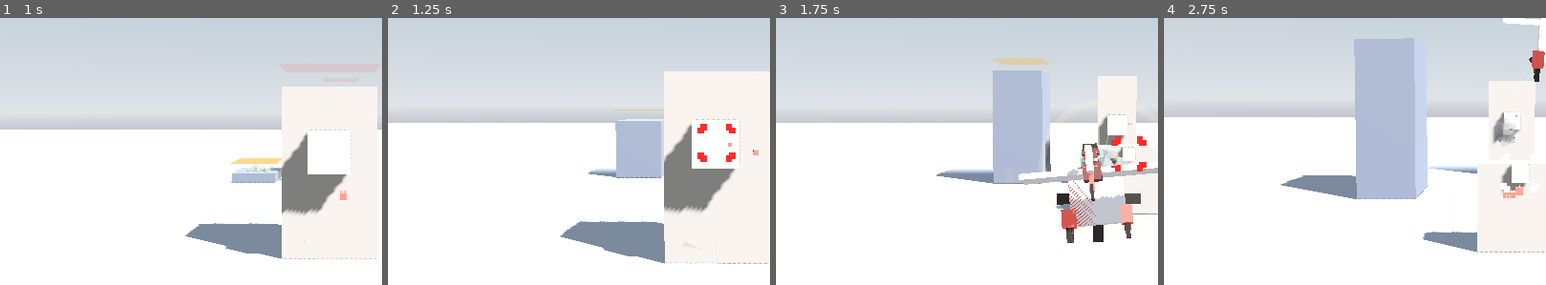
Above: before the commit, frames 1-4 (left to right).
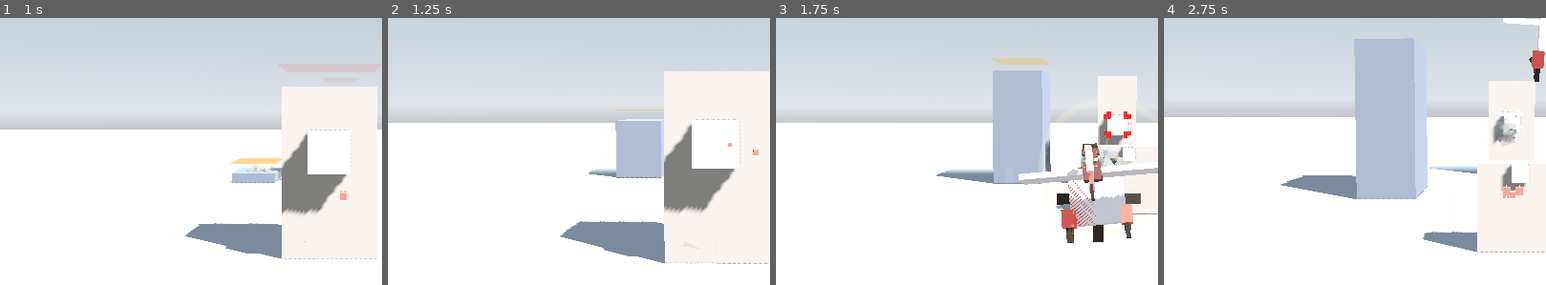
Above: after the commit, the same moments.

Repository: weathermanho/supercent
Game: Godot game, scene res://scenes/Main.tscn
Same seed, same stepped clock (60 frames per second), same inputs: the game is played once before the commit and once after it.
Inputs (mouse positions are % of the whole screen's width and height, from its top left):
- Up to frame 1 (1 s): move the mouse to (72, 45) at 0.52 s; hold Right mouse button (fire_missle) from 0.53 s (still down); click (72, 45) at 0.67 s
- Up to frame 2 (1.25 s): keep holding Right mouse button (fire_missle)
- Up to frame 3 (1.75 s): release Right mouse button (fire_missle) at 1.25 s; drag from (30, 55) to (45, 70) at 1.27 s
- Up to frame 4 (2.75 s): move the mouse to (60, 28) at 2.02 s; hold Right mouse button (fire_missle) from 2.03 s (still down); click (60, 28) at 2.17 s
The pictures show only the part of the screen within x 6-56%, y 29-79%; the shares and areas given below are measured in that part.

Frame 1 is identical in both runs. In frame 2, 0.3% of the frame differs, in the area x 81-91%, y 39-54%; in frame 3, 0.4%, in the area x 85-97%, y 35-58%; in frame 4, 0.1%.

Commit message:
feat(aim): 락온을 마우스 조준 기반으로 (X축 최근접 → 조준 가까운 표적)
이전 _pick_candidate는 "전방 가장 가까운 X" 픽이라 11시 방향에 표적이
있어도 정면의 다른 게 더 가까우면 그쪽으로 호밍. 마우스 조준과 무관해서
"진짜 게임 같지 않다"는 핵심 원인.

새 로직: world_cursor(마우스가 가리키는 월드 점)에 (y, z)로 가장 가까운
표적이 후보. 거리 캡(노멀 240 / 거인 500) 밖이면 INF로 컷. 동률시 더
가까운 전방 표적이 이김 (forward 0.02 가중).

_is_locked도 같은 aim 기반으로 재정의 (커서가 표적에 진짜로 올라타면
red). 락 윈도우 45 / 거인 110.

Co-Authored-By: Claude Opus 4.7 <noreply@anthropic.com>

Diff:
--- a/godot_project/scripts/Main.gd
+++ b/godot_project/scripts/Main.gd
@@ -509,23 +509,49 @@
 
 # ----- Aim / lock-on ---------------------------------------------------------
 
-## The thing the player is pointing at: the giant if it has loomed in, else the
-## nearest breakable pillar core ahead.
+## The thing the player is AIMING at — closest target (giant or hittable pillar
+## core) to the mouse cursor's world position in (y, z). Plain "nearest by x"
+## was confusing: an 11-o'clock target was ignored if anything was straight
+## ahead. Aim-based selection makes the lock-on feel intentional.
 func _pick_candidate() -> Node3D:
+	var aim: Vector3 = _get_world_cursor()
+	var best: Node3D = null
+	var best_score: float = INF
+
 	for g in _targets:
-		if g.is_giant and g.position.x <= GIANT_VULNERABLE_X and g.position.x > airplane.position.x:
-			return g
-	var best: Node3D = null
-	var best_x: float = INF
+		if not g.is_giant:
+			continue
+		if g.position.x > GIANT_VULNERABLE_X or g.position.x <= airplane.position.x:
+			continue
+		var s: float = _aim_score(g.position, aim, true)
+		if s < best_score:
+			best_score = s
+			best = g
+
 	for pl in _pillars:
 		if not pl.is_core_hittable():
 			continue
 		if pl.global_position.x <= airplane.position.x:
 			continue
-		if pl.global_position.x < best_x:
-			best_x = pl.global_position.x
+		var s2: float = _aim_score(pl.core_world_pos(), aim, false)
+		if s2 < best_score:
+			best_score = s2
 			best = pl
+
 	return best
+
+
+## Lower = better aim match. (y, z) distance from cursor + a small forward
+## penalty so closer targets win when two are at similar aim angle. Returns
+## INF when the target is outside the acceptance window (giants are wider).
+func _aim_score(target_pos: Vector3, aim_world: Vector3, is_giant: bool) -> float:
+	var dy: float = target_pos.y - aim_world.y
+	var dz: float = target_pos.z - aim_world.z
+	var d: float = sqrt(dy * dy + dz * dz)
+	var max_d: float = 500.0 if is_giant else 240.0
+	if d > max_d:
+		return INF
+	return d + (target_pos.x - airplane.position.x) * 0.02
 
 
 func _is_giant_node(node: Node3D) -> bool:
@@ -542,17 +568,18 @@
 	return 170.0 if _is_giant_node(node) else 32.0
 
 
-func _lock_window(node: Node3D) -> float:
-	return GameConfig.missile_lock_radius * (14.0 if _is_giant_node(node) else 1.0)
-
-
+## Reticle goes red+pulsing ("locked") when the cursor is RIGHT ON the candidate
+## — not just within some plane-distance. Driven by the same aim cursor as the
+## picker so feedback matches behaviour.
 func _is_locked(node: Node3D) -> bool:
 	if node == null or not is_instance_valid(node):
 		return false
+	var aim: Vector3 = _get_world_cursor()
 	var ap: Vector3 = _aim_pos(node)
-	var dy: float = ap.y - airplane.position.y
-	var dz: float = ap.z - airplane.position.z
-	return sqrt(dy * dy + dz * dz) < _lock_window(node)
+	var dy: float = ap.y - aim.y
+	var dz: float = ap.z - aim.z
+	var win: float = 110.0 if _is_giant_node(node) else 45.0
+	return sqrt(dy * dy + dz * dz) < win
 
 
 ## Homing target for a fired missile: the candidate's aim node (a pillar core
